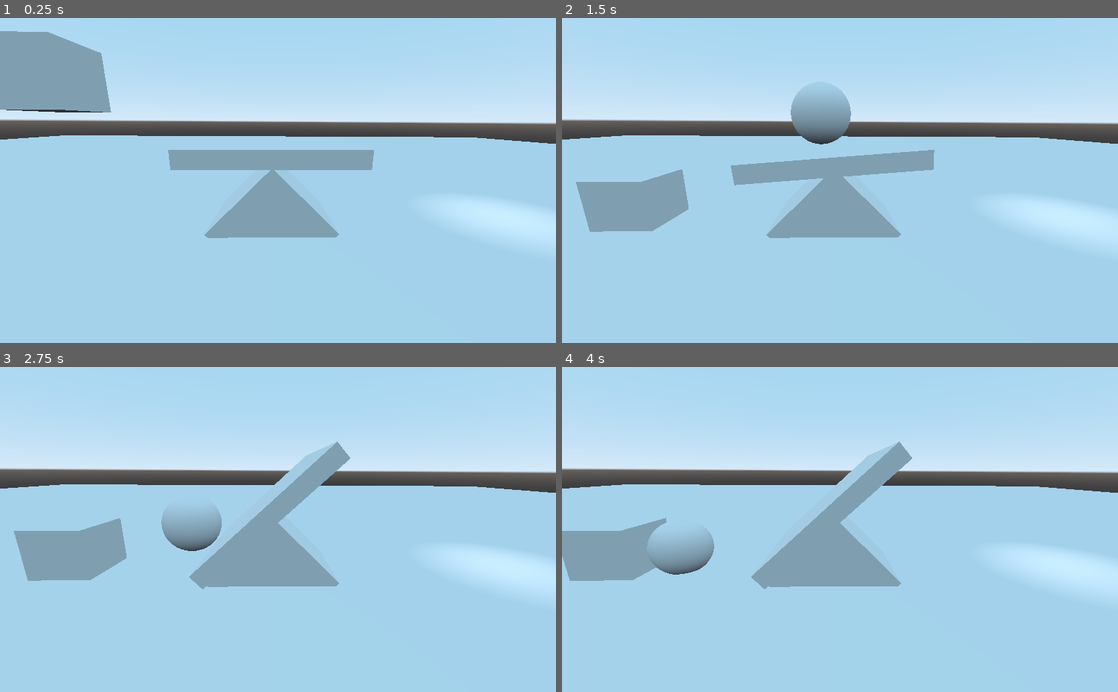
Above: before the commit, frames 1-4 (two rows, left to right).
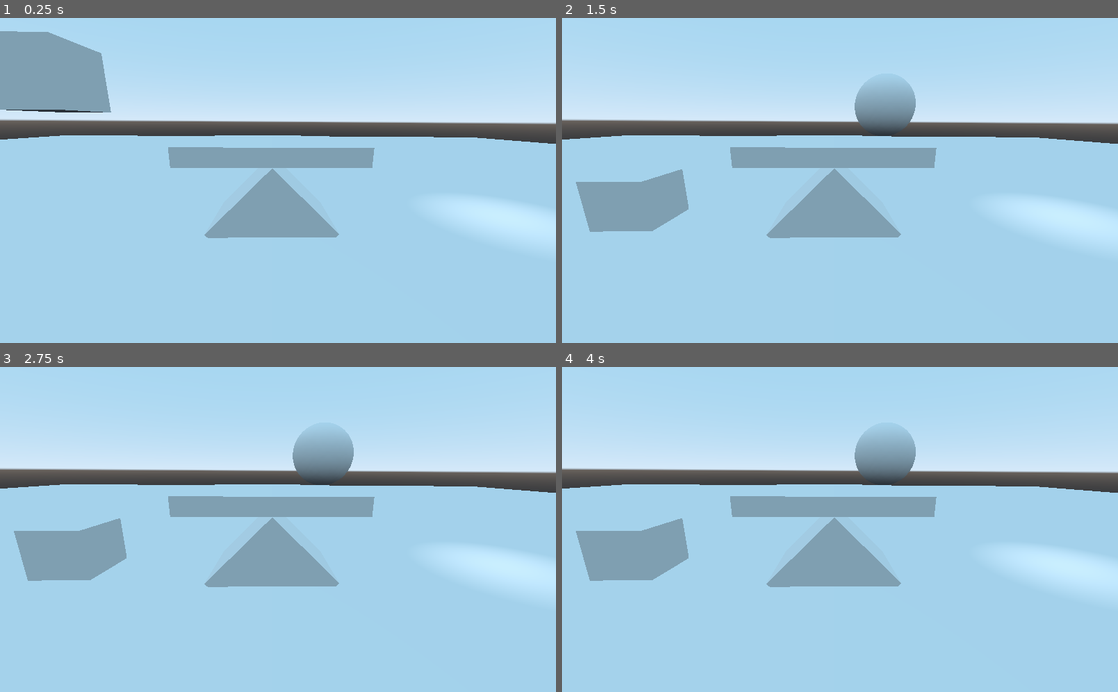
Above: after the commit, the same moments.

Repository: csaf4370/CTG
Game: Godot game, scene res://Main.tscn
The game is run twice, just before and just after one commit, with the same random seed, the same clock (stepped at 60 frames per second) and the same inputs.
Inputs:
- Up to frame 1 (0.25 s): no input
- Up to frame 2 (1.5 s): no input
- Up to frame 3 (2.75 s): no input
- Up to frame 4 (4 s): no input

The runs differ from the first frame. In frame 1, 0.5% of the frame differs, in the area x 30-68%, y 36-47%; in frame 2, 5.1%; in frame 3, 5.3%; in frame 4, 6.1%, in the area x 0-68%, y 19-69%.

Commit message:
hinge added, not working proberly yet

Diff:
--- a/src/Main.tscn
+++ b/src/Main.tscn
@@ -13,15 +13,15 @@
 
 [sub_resource type="SphereMesh" id=8]
 
+[sub_resource type="BoxShape" id=13]
+
+[sub_resource type="CubeMesh" id=12]
+
 [sub_resource type="BoxShape" id=14]
 extents = Vector3( 1.5, 1.5, 1.5 )
 
 [sub_resource type="CubeMesh" id=15]
 size = Vector3( 3, 3, 3 )
-
-[sub_resource type="BoxShape" id=13]
-
-[sub_resource type="CubeMesh" id=12]
 
 [sub_resource type="BoxShape" id=16]
 extents = Vector3( 2.5, 0.25, 2.5 )
@@ -48,11 +48,11 @@
 [node name="floor" type="MeshInstance" parent="StaticBody"]
 transform = Transform( 1, 0, 0, 0, 1, 0, 0, 0, 1, 0, -7.43922, 0 )
 mesh = SubResource( 5 )
-skeleton = NodePath("../../WippenFuss/Cone")
+skeleton = NodePath("../../HingeJoint/WippenFuss/Cone")
 material/0 = null
 
 [node name="Ball" type="RigidBody" parent="."]
-transform = Transform( 1, 0, 0, 0, 0.794934, -0.606696, 0, 0.606696, 0.794934, 0, 8.77364, 0 )
+transform = Transform( 1, 0, 0, 0, 0.794934, -0.606696, 0, 0.606696, 0.794934, 0, 8.77364, 1.689 )
 physics_material_override = SubResource( 11 )
 
 [node name="CollisionShape" type="CollisionShape" parent="Ball"]
@@ -63,19 +63,6 @@
 transform = Transform( 1, 0, 0, 0, 1, 2.98023e-08, 0, -2.98023e-08, 1, 0, 0, 0 )
 mesh = SubResource( 8 )
 skeleton = NodePath("../../StaticBody/CollisionShape")
-material/0 = null
-
-[node name="WippenFuss" type="StaticBody" parent="."]
-transform = Transform( 1, 0, 0, 0, 1, 0, 0, 0, 1, 0, 0.497234, 0 )
-
-[node name="CollisionShape" type="CollisionShape" parent="WippenFuss"]
-transform = Transform( 1, 0, 0, 0, 0.682713, -0.730687, 0, 0.730687, 0.682713, 0, -0.499059, 0 )
-shape = SubResource( 14 )
-
-[node name="Cone" type="MeshInstance" parent="WippenFuss"]
-transform = Transform( 1, 0, 0, 0, 0.707107, 0.707107, 0, -0.707107, 0.707107, 0, -0.475029, 0 )
-mesh = SubResource( 15 )
-skeleton = NodePath("../..")
 material/0 = null
 
 [node name="RigidBody2" type="RigidBody" parent="."]
@@ -89,14 +76,33 @@
 skeleton = NodePath("../..")
 material/0 = null
 
-[node name="RigidBody" type="RigidBody" parent="."]
-transform = Transform( 1, 0, 0, 0, 0.794934, -0.606696, 0, 0.606696, 0.794934, 0, 2.79766, 0 )
+[node name="HingeJoint" type="HingeJoint" parent="."]
+transform = Transform( 1, 0, 0, 0, 1, 0, 0, 0, 1, 0, 2.15017, -0.135597 )
+nodes/node_a = NodePath("WippenFuss")
+nodes/node_b = NodePath("Wippe")
+angular_limit/enable = true
 
-[node name="CollisionShape" type="CollisionShape" parent="RigidBody"]
-transform = Transform( 1, 0, 0, 0, 0.783314, 0.621626, 0, -0.621626, 0.783314, 0, 0, 0 )
+[node name="WippenFuss" type="StaticBody" parent="HingeJoint"]
+transform = Transform( 1, -2.98023e-08, 7.45058e-09, -1.49012e-08, 1, 9.31323e-10, -7.45058e-09, -4.65661e-10, 1, 0, -1.65293, 0.135597 )
+
+[node name="CollisionShape" type="CollisionShape" parent="HingeJoint/WippenFuss"]
+transform = Transform( 1, 0, 0, 0, 0.682713, -0.730687, 0, 0.730687, 0.682713, 0, -0.499059, 0 )
+shape = SubResource( 14 )
+
+[node name="Cone" type="MeshInstance" parent="HingeJoint/WippenFuss"]
+transform = Transform( 1, 0, 0, 0, 0.707107, 0.707107, 0, -0.707107, 0.707107, 0, -0.475029, 0 )
+mesh = SubResource( 15 )
+skeleton = NodePath("../../..")
+material/0 = null
+
+[node name="Wippe" type="RigidBody" parent="HingeJoint"]
+transform = Transform( 1, 0, 0, 0, 1, 0, 0, 0, 1, 0, 0.451762, 0.135597 )
+
+[node name="CollisionShape" type="CollisionShape" parent="HingeJoint/Wippe"]
+transform = Transform( 1, 0, 0, 0, 1, 0, 0, 0, 1, 0, 0, 0 )
 shape = SubResource( 16 )
 
-[node name="MeshInstance" type="MeshInstance" parent="RigidBody"]
-transform = Transform( 1, 0, 0, 0, 0.793289, 0.608844, 0, -0.608844, 0.793289, 0, 0, 0 )
+[node name="MeshInstance" type="MeshInstance" parent="HingeJoint/Wippe"]
+transform = Transform( 1, 0, 0, 0, 1, 0, 0, 0, 1, 0, 0, 0 )
 mesh = SubResource( 17 )
 material/0 = null
